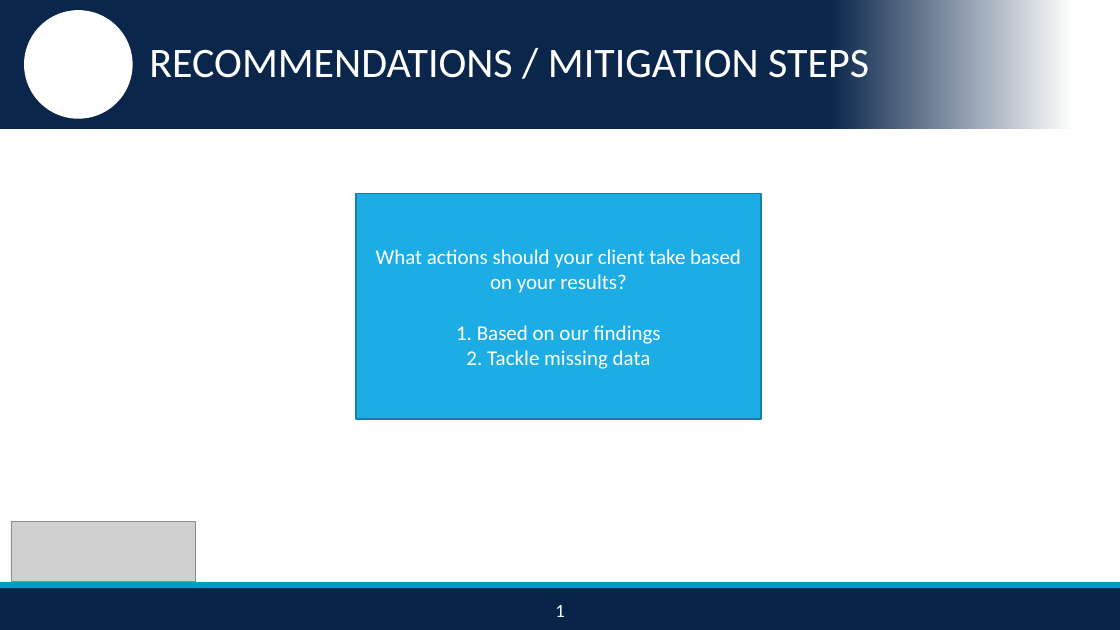
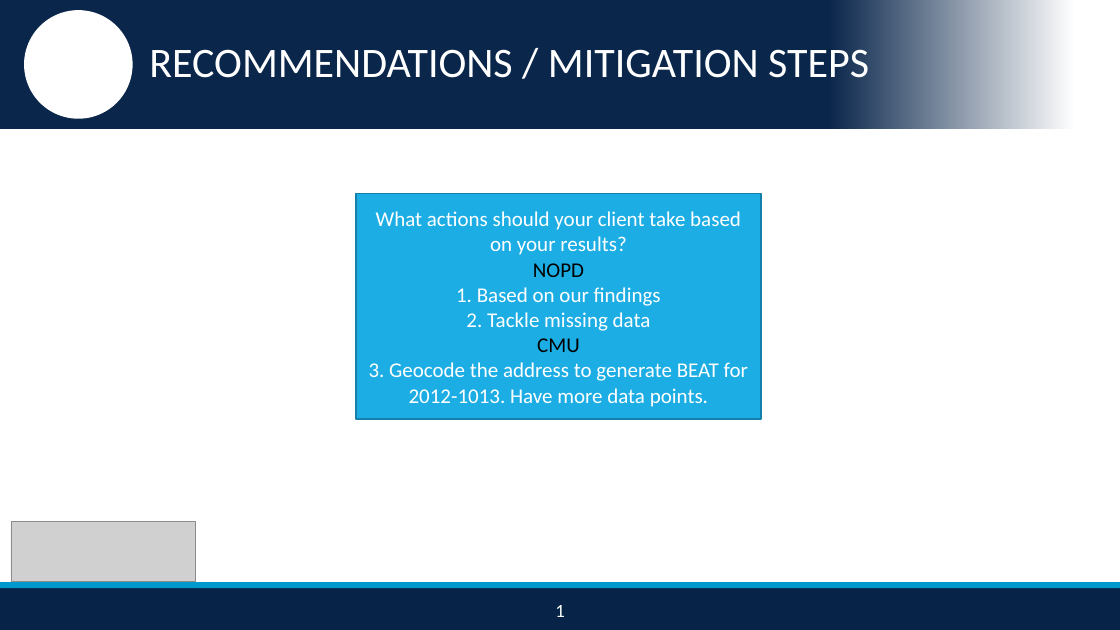
Before and after one commit to nikhilba/NOLA, a slide deck: slide 18 of Presentation/NOLA_Midterm_Presentation_v1.2.pptx. Drawn at 1120x630 pixels with LibreOffice and Linux fonts; fonts in the diff are those of the drawing; grey boxes stand for pictures; background and template pictures are left out. Boxes give left, top, right and bottom in pixels: in the first picture for what was removed or moved away, otherwise in the second. Text is boxed around its words. In the diff, an @@ line names an element or a change of style, - is before the commit and + after.

```diff
--- a/Presentation/NOLA_Midterm_Presentation_v1.2.pptx
+++ b/Presentation/NOLA_Midterm_Presentation_v1.2.pptx
@@ text in rectangle at <box>533,263,584,277</box>: paragraph added @@
+NOPD
@@ text in rectangle at <box>369,338,748,407</box>: paragraphs added @@
+CMU
+3. Geocode the address to generate BEAT for 2012-1013. Have more data points.
```
Also in this commit, not shown: 5 other slides changed.
